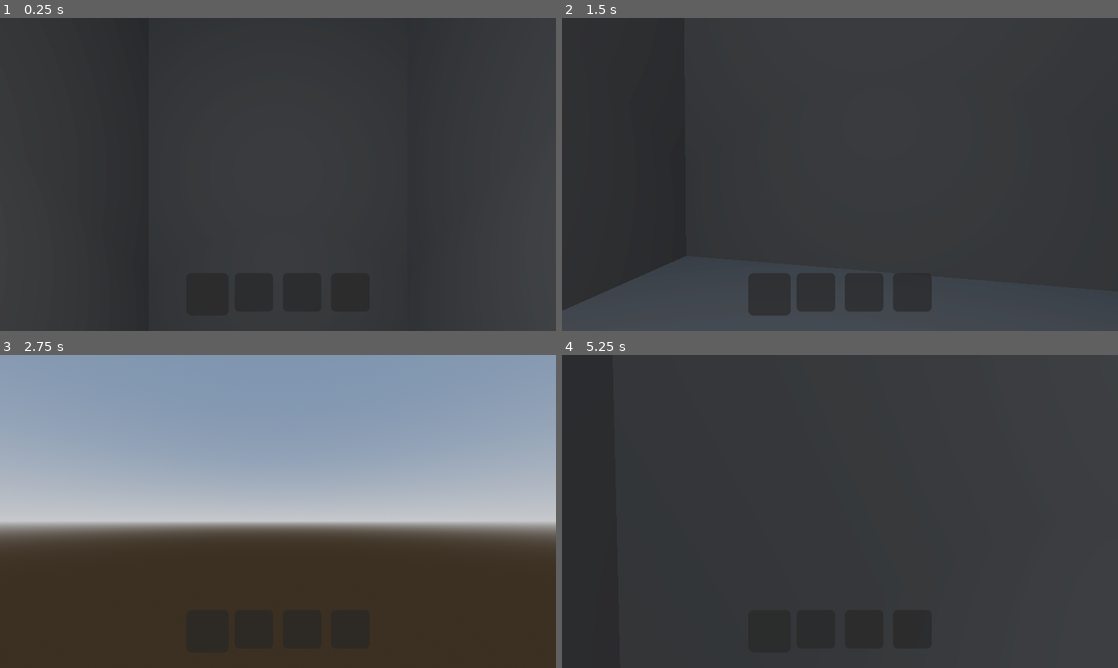
Above: before the commit, frames 1-4 (two rows, left to right).
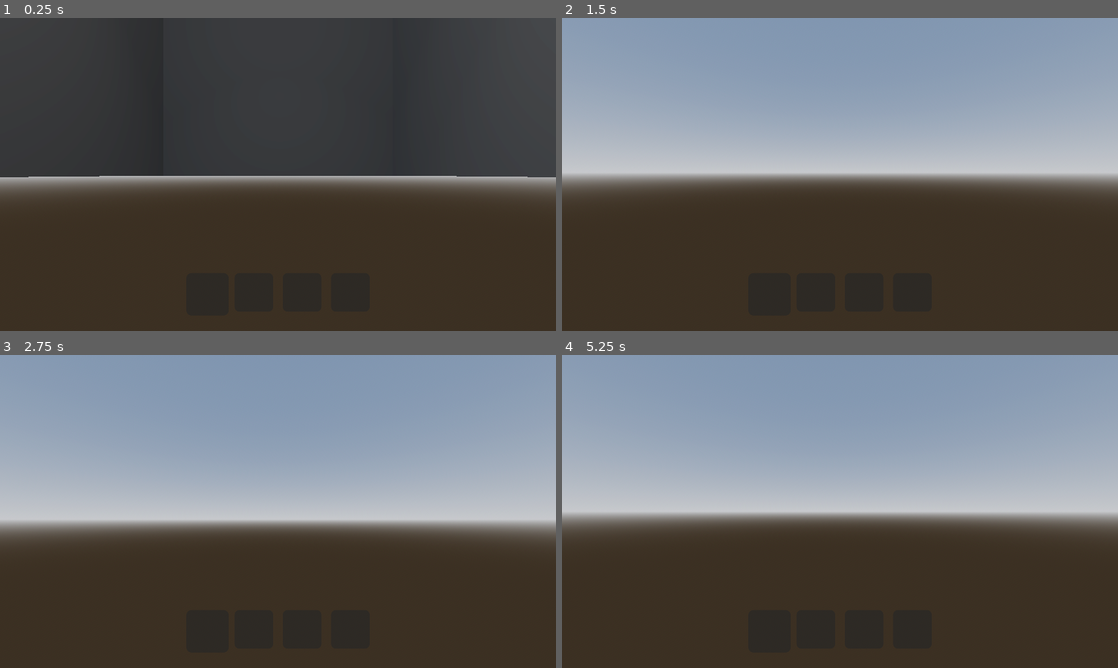
Above: after the commit, the same moments.

Repository: SavageMode123/Lethal-Company
Game: Godot game, scene res://main.tscn
The game is run twice, just before and just after one commit, with the same random seed, the same clock (stepped at 60 frames per second) and the same inputs.
Inputs (mouse positions are in pixels of both pictures, inside the frame that each line leads up to):
- Up to frame 1 (0.25 s): no input
- Up to frame 2 (1.5 s): move the mouse to (867, 174) at 0.52 s; hold W (Forward) from 0.53 s (still down); tap C (Crouch) at 0.6 s; tap Space (Jump) at 0.77 s; move the mouse to (812, 174) at 1.27 s; tap G (Drop) at 1.35 s
- Up to frame 3 (2.75 s): keep holding W (Forward); tap Space (Jump) at 1.52 s; move the mouse to (289, 505) at 2.02 s; tap E (Interact) at 2.1 s
- Up to frame 4 (5.25 s): tap Enter at 2.75, 4.25 s; move the mouse to (834, 517) at 2.77 s; tap Shift (Sprint) at 2.85 s; tap Space (Jump) at 3.02, 3.5, 3.77, 4.52, 5 s; move the mouse to (878, 514) at 3.52 s; tap C (Crouch) at 3.6 s; tap Escape (ui_cancel) at 4.15 s; move the mouse to (673, 464) at 4.27 s; release W (Forward) at 4.28 s; hold A (Left) 4.28-5.03 s; tap G (Drop) at 4.35 s; click (673, 464) at 4.42 s; move the mouse to (867, 511) at 5.02 s; hold S (Back) from 5.03 s (still down); tap E (Interact) at 5.1 s; click (867, 511) at 5.17 s

The runs differ from the first frame. In frame 1, 22% of the frame differs, in the area x 0-100%, y 50-100%; in frame 2, 75%, in the area x 0-100%, y 0-100%; in frame 3, 0.2%; in frame 4, 72%.
Error before the commit: Out of bounds get index '-1' (on base: 'Array[Node3D]') (res://ProceduralGenerator.gd:127)

Commit message:
Procedural Generation v1.3 UNWORKING
Can connect to position (some times)
Optimizations (still not fully optimized)

Diff:
--- /dev/null
+++ b/Freecam.gd
@@ -0,0 +1,97 @@
+extends Camera3D
+
+# How fast the camera speeds up to the moveSpeed and slows down to zero.
+@export var acceleration = 50.0
+
+# The top speed of the camera.
+@export var moveSpeed = 10.0
+
+# The speed of the mouse input.
+@export var mouseSpeed = 300.0
+
+# The speed and dead-zone of the controllers input.
+@export var controllerSpeed = 4.5
+@export var controllerDeadZone = 0.04
+
+# The current velocity of the camera.
+var velocity = Vector3.ZERO
+
+# The look angles and controller Look Input.
+var lookAngles = Vector2.ZERO
+var controllerLook = Vector2.ZERO
+
+
+
+func _process(delta):
+  # Rotate the camera with the controller.
+  if controllerLook.length_squared() > controllerDeadZone:
+    lookAngles -= controllerLook * delta * controllerSpeed
+
+
+  # Limit how much we can look up and down.
+  lookAngles.y = clamp(lookAngles.y, PI / -2, PI / 2)
+  set_rotation(Vector3(lookAngles.y, lookAngles.x, 0))
+
+  # Get the direction to move from the inputs.
+  var dir = updateDirection()
+
+
+  # Accelerate or decelerate depending on if we have a direction or not.
+  if dir.length_squared() > 0:
+    velocity += dir * acceleration * delta
+  else:
+    velocity += velocity.direction_to(Vector3.ZERO) * acceleration * delta
+
+    # Kill the velocity if we are close to zero.
+    if velocity.length() < 0.0005:
+      velocity = Vector3.ZERO
+
+
+  # Limit the camera's top speed to the moveSpeed then move the camera.
+  if velocity.length() > moveSpeed:
+    velocity = velocity.normalized() * moveSpeed
+
+  translate(velocity * delta)
+
+
+  # Give the player's mouse back when ESC is pressed.
+  if Input.is_action_just_pressed("ui_cancel"):
+    Input.set_mouse_mode(Input.MOUSE_MODE_VISIBLE)
+
+
+
+func updateDirection():
+    # Get the direction to move the camera from the input.
+  var dir = Vector3()
+  if Input.is_action_pressed("Forward"):
+    dir += Vector3.FORWARD
+  if Input.is_action_pressed("Back"):
+    dir += Vector3.BACK
+  if Input.is_action_pressed("Left"):
+    dir += Vector3.LEFT
+  if Input.is_action_pressed("Right"):
+    dir += Vector3.RIGHT
+
+  return dir.normalized()
+
+
+
+func _input(event):
+
+  # Update the look angles when the mouse moves.
+  if event is InputEventMouseMotion:
+    lookAngles -= event.relative / mouseSpeed
+
+
+  # Update the controllerLook when any axis on the controller moves.
+#   if event is InputEventJoypadMotion:
+#     if event.axis == JOY_AXIS_2:
+#       controllerLook.x = event.axis_value
+#     if event.axis == JOY_AXIS_3:
+#       controllerLook.y = event.axis_value
+
+
+  # Steal the mouse from the player when they interact with the window using a
+  # mouse button.
+  if event is InputEventMouseButton:
+    Input.set_mouse_mode(Input.MOUSE_MODE_CAPTURED)
--- a/Player.gd
+++ b/Player.gd
@@ -1,7 +1,7 @@
 extends CharacterBody3D
 
 # Constants
-const JUMP_VELOCITY: float = 4.5
+const JUMP_VELOCITY: float = 20
 const CROUCH_AMOUNT: float = 0.25
 
 # Get the gravity from the project settings to be synced with RigidBody nodes.
@@ -55,7 +55,7 @@
 
 func _ready() -> void:
 	Input.set_mouse_mode(Input.MOUSE_MODE_CAPTURED)
-	camera.set_current(true)
+	# camera.set_current(true)
 
 func _process(_delta: float) -> void:
 	# Checking if Player is Moving
--- a/ProceduralGenerator.gd
+++ b/ProceduralGenerator.gd
@@ -8,14 +8,14 @@
 
 # Called when the node enters the scene tree for the first time.
 func _ready() -> void:
-	generateMap(Vector3i(0, 0, 105))
+	generateMap(Vector3(0, 0, 105))
 
 # Called every frame. 'delta' is the elapsed time since the previous frame.
 func _process(_delta: float) -> void:
 	pass
 
 
-func room_spawning(origin_chunk: Vector3i) -> Array[Vector3]:
+func room_spawning(origin_chunk: Vector3) -> Array[Vector3]:
 	var connector_pos: Array[Vector3] = []
 	var rooms: Array[Node3D] = []
 
@@ -33,33 +33,39 @@
 		while not start_connector.is_inside_tree():
 			await get_tree().create_timer(1.0).timeout
 
-		var room_pos: Vector3i = rand_walk(start_connector.global_position, 10)[-1]
+		# var room_pos: Vector3 = rand_walk(start_connector.global_position, 10)[-1]
 		connector_pos.append(start_connector.global_position)
 
 		# Spawning
 		var object: Node3D = Rooms.get_node("V1").duplicate()
-		object.position = room_pos
+		# object.position = room_pos
 		rooms.append(object)
 		Root.call_deferred("add_child", object)
 
 	return connector_pos
 
 
-func spawn_hallways(chunk_pos: Array[Vector3i]) -> Array[Node3D]:
+func spawn_hallways(chunk_pos: Array[Vector3]) -> Array[Node3D]:
 	var hallways: Array[Node3D] = []
+	# chunk_pos = [Vector3(4, 0, 0), Vector3(8, 0, 0), Vector3(12, 0, 0), Vector3(12, 0, 4)]
 	# Spawning Chunks
+
 	for index in range(len(chunk_pos)):
 		var object: Node3D = Hallways.get_node("V2").duplicate()
 		object.position = chunk_pos[index]
+		Root.call_deferred("add_child", object)
 		hallways.append(object)
-		Root.call_deferred("add_child", object)
-
+
+	await get_tree().create_timer(1.0).timeout
+	for index in range(len(hallways)):
+		var object = hallways[index]
 		# Deleting Walls Based on Previous and Next Hallway Position
 		if index != 0:
-			var prev_pos: Vector3i = chunk_pos[index-1]
+			var prev_pos: Vector3 = chunk_pos[index-1]
 			var dir: Vector3 = Vector3(prev_pos.x, prev_pos.y, prev_pos.z).direction_to(chunk_pos[index])
 
 			if dir == Vector3.BACK:
+
 				object.get_node("Wall").call_deferred("queue_free")
 			elif dir == Vector3.FORWARD:
 				object.get_node("Wall4").call_deferred("queue_free")
@@ -67,10 +73,11 @@
 				object.get_node("Wall2").call_deferred("queue_free")
 			elif dir == Vector3.RIGHT:
 				object.get_node("Wall3").call_deferred("queue_free")
-
+			# else:
+			# 	print(dir)
 
 		if index + 1 != len(chunk_pos):
-			var next_pos: Vector3i = chunk_pos[index+1]
+			var next_pos: Vector3 = chunk_pos[index+1]
 			var dir: Vector3 = Vector3(next_pos.x, next_pos.y, next_pos.z).direction_to(chunk_pos[index])
 
 			if dir == Vector3.BACK:
@@ -81,7 +88,11 @@
 				object.get_node("Wall3").call_deferred("queue_free")
 			elif dir == Vector3.LEFT:
 				object.get_node("Wall2").call_deferred("queue_free")
-
+			# else:
+			# 	print(dir)
+
+	# print(str(c) + " qwoieh uiqwhedui hqwiuhe")
+	# print(str(len(chunk_pos)) + " qo0weuwoqizzz")
 	return hallways
 
 
@@ -89,73 +100,149 @@
 	var cur_pos = start_pos
 	var hallways: Array[Node3D] = []
 
+	var chunk_pos: Array[Vector3] = []
+
 	var i: int = 0
 	while true:
 		i+=1
-		if cur_pos == end_pos:
+
+		if cur_pos == end_pos or i >= 100000:
+			print(i)
 			break
 
-
 		if i % 2 == 0:
-			var chunk_pos: Array[Vector3i] = rand_walk(cur_pos, 5)
+			# print("iqwei")
+			# print(cur_pos, "    quiwehiqwhue")
+			# var index = len(chunk_pos) - 1
+
+			chunk_pos.append_array(rand_walk(cur_pos, 1, chunk_pos))
+			# chunk_pos.remove_at(index)
+			# chunk_pos.append(cur_pos)
 			# var hallway_len: int = len(hallways)
-			hallways.append_array(spawn_hallways(chunk_pos))
+			# hallways.append_array(spawn_hallways(chunk_pos))
 
 			# while len(hallways) == hallway_len:
 			# 	await get_tree().create_timer(1.0).timeout
 
-			while not hallways[-1].is_inside_tree():
-				await get_tree().create_timer(1.0).timeout
-			cur_pos = hallways[-1].position
+			# while not hallways[-1].is_inside_tree():
+			# 	await get_tree().create_timer(1.0).timeout
+			cur_pos = chunk_pos[-1]
 			continue
 
-		var dir: Vector3 = Vector3(cur_pos.x, cur_pos.y, cur_pos.z).direction_to(Vector3(end_pos.x, end_pos.y, end_pos.z)).normalized()
-		var chunk_pos: Array[Vector3i] = []
+		# print(cur_pos, "    ", end_pos)
+
+		# cur_pos = Vector3()
+		# var lastPos = cur_pos
+
+		# print(lastPos)
+		var endCompatiblePos
+		# (0,0,0) (12,0,12) (12,0,0)
+
+		# (12,0,0) (12,0,12) (12, 0, 12)
+		#
+		if cur_pos.x == end_pos.x or cur_pos.z == end_pos.z:
+			endCompatiblePos = end_pos
+		else:
+			endCompatiblePos = Vector3(end_pos.x, end_pos.y, cur_pos.z)
+		# print(cur_pos, "     ", endCompatiblePos)
+		var dir: Vector3 = cur_pos.direction_to(endCompatiblePos).normalized()
+		# print(dir)
+		# print(dir, "  qweoijqwoiejqwoijiosj")
+
+		# print("EEeeeeee, ", dir)
+		# cur_pos = Vector3(cur_pos.x, cur_pos.y, cur_pos.z)
+		# print(dir)
+		var xInc: int
+		var zInc: int
+
+		if dir == Vector3.LEFT:
+			xInc = -4
+		elif dir == Vector3.RIGHT:
+			xInc = 4
+		else:
+			xInc = 0
 
 		if dir == Vector3.FORWARD:
-			for j in range(1, 5): chunk_pos.append(cur_pos + Vector3(j, 0, 0))
+			zInc = -4
 		elif dir == Vector3.BACK:
-			for j in range(1, 5): chunk_pos.append(cur_pos - Vector3(j, 0, 0))
-		elif dir == Vector3.LEFT:
-			for j in range(1, 5): chunk_pos.append(cur_pos - Vector3(0, 0, j))
-		elif dir == Vector3.RIGHT:
-			for j in range(1, 5): chunk_pos.append(cur_pos + Vector3(0, 0, j))
-
-		# var hallway_len: int = len(hallways)
-		hallways.append_array(spawn_hallways(chunk_pos))
-
-		while not hallways[-1].is_inside_tree():
-			await get_tree().create_timer(1.0).timeout
-		cur_pos = hallways[-1].position
-		print(cur_pos)
-
-
-func rand_walk(cur_pos: Vector3i, iterations: int = 10) -> Array[Vector3i]:
-	var chunk_pos: Array[Vector3i] = []
-	var last_dir: Vector3i = Vector3i.FORWARD
-
+			zInc = 4
+		else:
+			zInc = 0
+
+		# cur_pos += Vector3(xInc, 0, zInc)
+		# i += 1
+		if cur_pos + Vector3(xInc, 0, zInc) not in chunk_pos:
+
+			# print("qowiejoqwje")
+			chunk_pos.append(cur_pos + Vector3(xInc, 0, zInc))
+		# else:
+			# print("qwoiejhqwoiehj")
+		# if dir == Vector3.FORWARD:
+		# 	chunk_pos.append(cur_pos - Vector3(0, 0, 4))
+		# elif dir == Vector3.BACK:
+		# 	chunk_pos.append(cur_pos + Vector3(0, 0, 4))
+		# elif dir == Vector3.LEFT:
+		# 	chunk_pos.append(cur_pos - Vector3(4, 0, 0))
+		# elif dir == Vector3.RIGHT:
+		# 	chunk_pos.append(cur_pos + Vector3(4, 0, 0))
+		# else:
+		# 	print(dir)
+
+		# lastPos = chunk_pos[-1]
+
+		# print(chunk_pos)
+
+
+			# var hallway_len: int = len(hallways)
+		cur_pos = chunk_pos[-1]
+			# print("EEEEEEEEE ", chunk_pos)
+		# hallways.append_array(spawn_hallways(chunk_pos))
+
+		# while not hallways[-1].is_inside_tree():
+		# 	await get_tree().create_timer(0.1).timeout
+		# await get_tree().create_timer(0.1).timeout
+	# print(chunk_pos)
+	# print(chunk_pos)
+	# for item in chunk_pos:
+	# 	print(item, "        ", chunk_pos.count(item))
+	# 	# if chunk_pos.count(item) > 1:
+	# print(chu)
+	spawn_hallways(chunk_pos)
+
+
+func rand_walk(cur_pos: Vector3, iterations: int, prevChunks) -> Array[Vector3]:
+	var chunk_pos: Array[Vector3] = []
+	var last_dir: Vector3 = Vector3.FORWARD
+	# cur_pos = prevChunks[rng.randi_range(0, len(prevChunks) - 1)]
 	for i in range(iterations):
-		var directions: Array[Vector3i] = [Vector3i.FORWARD, Vector3i.BACK, Vector3i.LEFT, Vector3i.RIGHT, last_dir]
+		var directions: Array[Vector3] = [Vector3.FORWARD, Vector3.BACK, Vector3.LEFT, Vector3.RIGHT, last_dir]
 		directions.shuffle()
-		var cur_dir: Vector3i = directions.pop_front()
-
-		if (cur_pos + cur_dir) * 4 in chunk_pos:
+		var cur_dir: Vector3 = directions.pop_front()
+
+		if cur_pos + (4 * cur_dir) in prevChunks or cur_pos + (4 * cur_dir) in chunk_pos: # Parenthesis change?
 			continue
 
-		cur_pos += cur_dir
+		# cur_pos += cur_dir
+
 		last_dir = cur_dir
-		chunk_pos.append(cur_pos*4)
+
+		# print(cur_pos, "qwoehj")
+		chunk_pos.append(cur_pos + (4 * cur_dir))
+		cur_pos = cur_pos + (4 * cur_dir)
+
+	# print(chunk_pos, "     RANDWALk")
+	# print(chunk_pos)
 	# print(chunk_pos)
 	return chunk_pos
 
-func generateMap(origin_chunk: Vector3i) -> void:
+func generateMap(origin_chunk: Vector3) -> void:
 	# var _chunk_pos: Array = hallway_spawning(origin_chunk)
 	# var chunk_pos: Array[Vector3] = await room_spawning(origin_chunk)
 	# print(chunk_pos)
 	# for index in range(0, len(chunk_pos), 2):
-	hallway_connector(Vector3i(0, 0, 0), Vector3i(10, 0, 10))
-
-func send_raycast(from: Vector3i, to: Vector3i) -> Dictionary:
+	hallway_connector(Vector3(0, 0, 8), Vector3(128, 0, 12))
+
+func send_raycast(from: Vector3, to: Vector3) -> Dictionary:
 	var space_state: PhysicsDirectSpaceState3D = get_world_3d().direct_space_state
 	var query: PhysicsRayQueryParameters3D= PhysicsRayQueryParameters3D.create(from, to, 1, [Root.get_node("Players").get_node("Player")])
 	query.collide_with_areas = true
--- a/main.tscn
+++ b/main.tscn
@@ -1,11 +1,12 @@
-[gd_scene load_steps=55 format=3 uid="uid://cmcut6gpk4u04"]
-
-[ext_resource type="PackedScene" uid="uid://phecaduey8j4" path="res://player.tscn" id="1_h55wo"]
+[gd_scene load_steps=56 format=3 uid="uid://cmcut6gpk4u04"]
+
+[ext_resource type="PackedScene" uid="uid://dwl20mfyhkdyq" path="res://player.tscn" id="1_h55wo"]
 [ext_resource type="Script" path="res://Elevator.gd" id="2_qana8"]
 [ext_resource type="Texture2D" uid="uid://blude7e8oag3j" path="res://low_poly_emergency_button/textures/Material.002_baseColor.png" id="3_m1li0"]
 [ext_resource type="Texture2D" uid="uid://g8d5s6ylm30t" path="res://low_poly_emergency_button/textures/Material.002_metallicRoughness.png" id="4_ftsml"]
 [ext_resource type="Texture2D" uid="uid://bf7y3q5plpayd" path="res://low_poly_emergency_button/textures/Material.002_normal.png" id="5_4k8ko"]
 [ext_resource type="Script" path="res://ProceduralGenerator.gd" id="6_x11xo"]
+[ext_resource type="Script" path="res://Freecam.gd" id="7_dvrum"]
 
 [sub_resource type="ProceduralSkyMaterial" id="ProceduralSkyMaterial_p50nl"]
 sky_horizon_color = Color(0.64625, 0.65575, 0.67075, 1)
@@ -313,7 +314,7 @@
 mouse_sensitivity = 0.003
 
 [node name="Elevator" type="Node3D" parent="." node_paths=PackedStringArray("Players")]
-transform = Transform3D(-1, 3.48787e-16, -8.74228e-08, 3.48787e-16, 1, -3.48787e-16, 8.74228e-08, -3.48787e-16, -1, 2.08165e-12, 2.08165e-12, 2.08165e-12)
+transform = Transform3D(-1, 3.48787e-16, -8.74228e-08, 3.48787e-16, 1, -3.48787e-16, 8.74228e-08, -3.48787e-16, -1, 0, 0, 0)
 script = ExtResource("2_qana8")
 Players = NodePath("../Players")
 
@@ -333,6 +334,7 @@
 
 [node name="CollisionShape3D" type="CollisionShape3D" parent="Elevator/Roof"]
 shape = SubResource("BoxShape3D_r5elr")
+disabled = true
 
 [node name="MeshInstance3D" type="MeshInstance3D" parent="Elevator/Roof/CollisionShape3D"]
 mesh = SubResource("BoxMesh_wultg")
@@ -348,7 +350,7 @@
 mesh = SubResource("BoxMesh_wultg")
 
 [node name="Door" type="StaticBody3D" parent="Elevator"]
-transform = Transform3D(5.07462, -2.23668e-28, 1.78792e-33, 0, -2.13906e-09, -8.94905, 2.31942e-26, 0.0489359, -3.91175e-07, 2.08165e-12, 4.45, -4.46)
+transform = Transform3D(5.07462, 0, 0, 0, -2.13906e-09, -8.94905, 0, 0.0489359, -3.91175e-07, 2.08165e-12, 4.45, -4.46)
 collision_layer = 3
 
 [node name="CollisionShape3D" type="CollisionShape3D" parent="Elevator/Door"]
@@ -601,7 +603,7 @@
 transform = Transform3D(1, 0, 0, 0, 1, 0, 0, 0, 1, 2.08165e-12, 100, 2.08165e-12)
 
 [node name="V2" type="Node3D" parent="Hallways"]
-transform = Transform3D(4, 0, 0, 0, 4, 0, 0, 0, 4, 10.5604, 2.08165e-12, 10.4317)
+transform = Transform3D(4, 0, 0, 0, 4, 0, 0, 0, 4, 128, -96, 12)
 
 [node name="Floor" type="StaticBody3D" parent="Hallways/V2"]
 
@@ -671,5 +673,9 @@
 skeleton = NodePath("../../..")
 
 [node name="Camera3D" type="Camera3D" parent="."]
-transform = Transform3D(1, -6.97574e-16, -1.5246e-23, -1.5246e-23, -4.37114e-08, 1, -6.97574e-16, -1, -4.37114e-08, 2.08165e-12, 10, 2.08165e-12)
+transform = Transform3D(1, -6.97574e-16, -1.52459e-23, -1.5246e-23, -4.37114e-08, 1, -6.97574e-16, -1, -4.37114e-08, 2.08165e-12, 21.5778, 2.08165e-12)
 visible = false
+
+[node name="Freecam" type="Camera3D" parent="."]
+current = true
+script = ExtResource("7_dvrum")
--- a/player.tscn
+++ b/player.tscn
@@ -27,7 +27,6 @@
 
 [node name="Camera" type="Camera3D" parent="."]
 transform = Transform3D(2.39234, 0, 0, 0, 2.39234, 0, 0, 0, 2.39234, 2.08165e-12, 1.5, -0.5)
-current = true
 
 [node name="InteractRay" type="RayCast3D" parent="Camera"]
 target_position = Vector3(2.08165e-12, 2.08165e-12, -1)
Not shown: 1 places in player.tscn that only renumber resources
Not shown, changed: scraps.tscn
